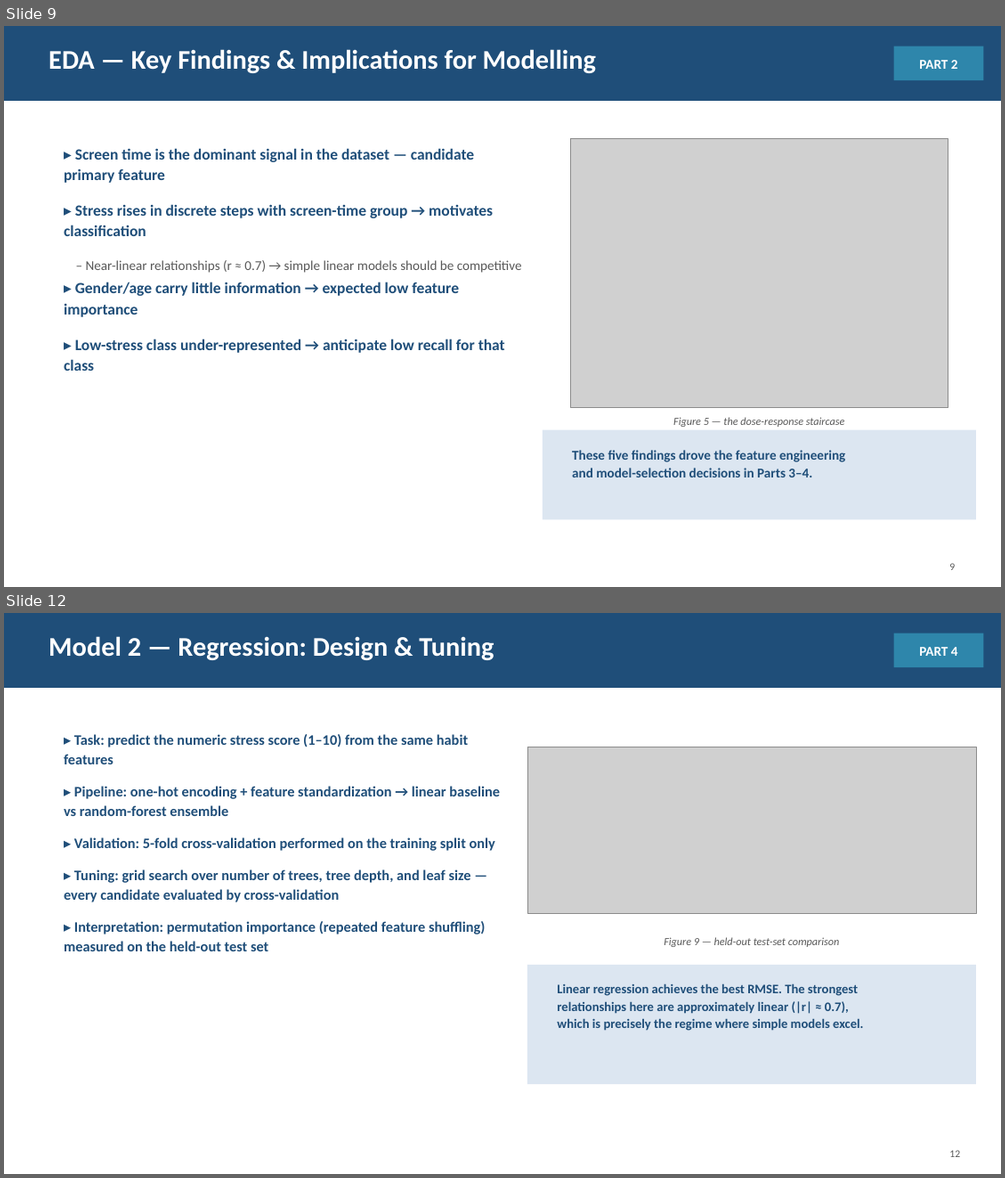
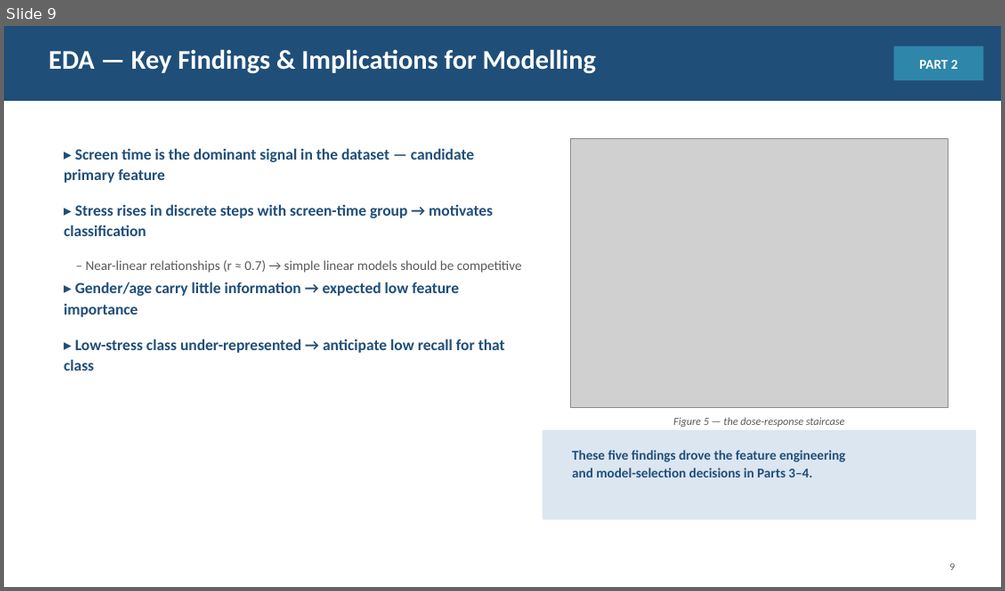
Before and after one commit to jaismine19/social-media-stress-analysis, a slide deck: presentation/Social_Media_Stress_Presentation.pptx. Shown one above the other, each under a label of ours: slides 9 and 12 before the commit, slide 9 after it; the slides between them are not shown. The pictures are 1005x1178 and 1005x591 pixels, drawn with LibreOffice and Linux fonts; fonts in the diff are those of the drawing; grey boxes stand for pictures. Boxes give left, top, right and bottom in pixels: in the first picture for what was removed or moved away, otherwise in the second. Text is boxed around its words. In the diff, an @@ line names an element or a change of style, - is before the commit and + after.

Commit message:
Update presentation to two-model design: single linear regression, remove clustering slide

```diff
--- a/presentation/Social_Media_Stress_Presentation.pptx
+++ b/presentation/Social_Media_Stress_Presentation.pptx
@@ slide 12 removed at (x1=4, y1=613, x2=1001, y2=1174), background #FFFFFF @@
@@ rectangle removed at (x1=4, y1=613, x2=1001, y2=688) @@
@@ text removed at (x1=48, y1=636, x2=494, y2=660) @@
-Model 2 — Regression: Design & Tuning
@@ rectangle removed at (x1=894, y1=633, x2=984, y2=667) @@
@@ text removed at (x1=919, y1=647, x2=958, y2=656) @@
-PART 4
@@ text removed at (x1=64, y1=734, x2=500, y2=951) @@
-▸ Task: predict the numeric stress score (1–10) from the same habit features
-▸ Pipeline: one-hot encoding + feature standardization → linear baseline vs random-forest ensemble
-▸ Validation: 5-fold cross-validation performed on the training split only
-▸ Tuning: grid search over number of trees, tree depth, and leaf size — every candidate evaluated by cross-validation
-▸ Interpretation: permutation importance (repeated feature shuffling) measured on the held-out test set
@@ picture removed at (x1=527, y1=747, x2=976, y2=914) @@
@@ text removed at (x1=663, y1=937, x2=840, y2=947) @@
-Figure 9 — held-out test-set comparison
@@ rectangle removed at (x1=527, y1=965, x2=976, y2=1084) @@
@@ text removed at (x1=557, y1=983, x2=863, y2=1030) @@
-Linear regression achieves the best RMSE. The strongest
-relationships here are approximately linear (|r| ≈ 0.7),
-which is precisely the regime where simple models excel.
@@ text removed at (x1=949, y1=1150, x2=960, y2=1157) @@
-12
```
Also in this commit, not shown: 10 slides changed, 1 slide added, 1 other slide removed, 2 other files.
